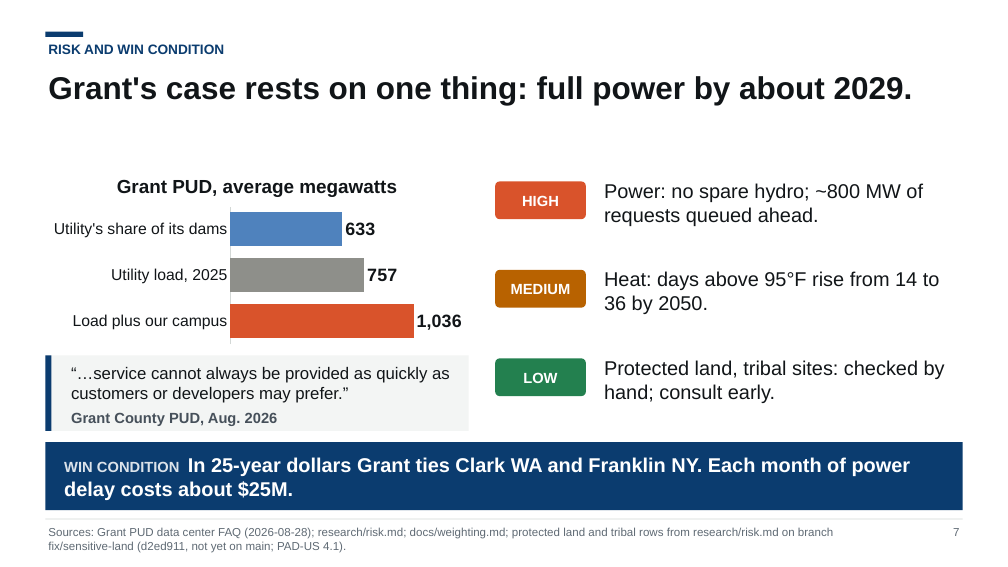
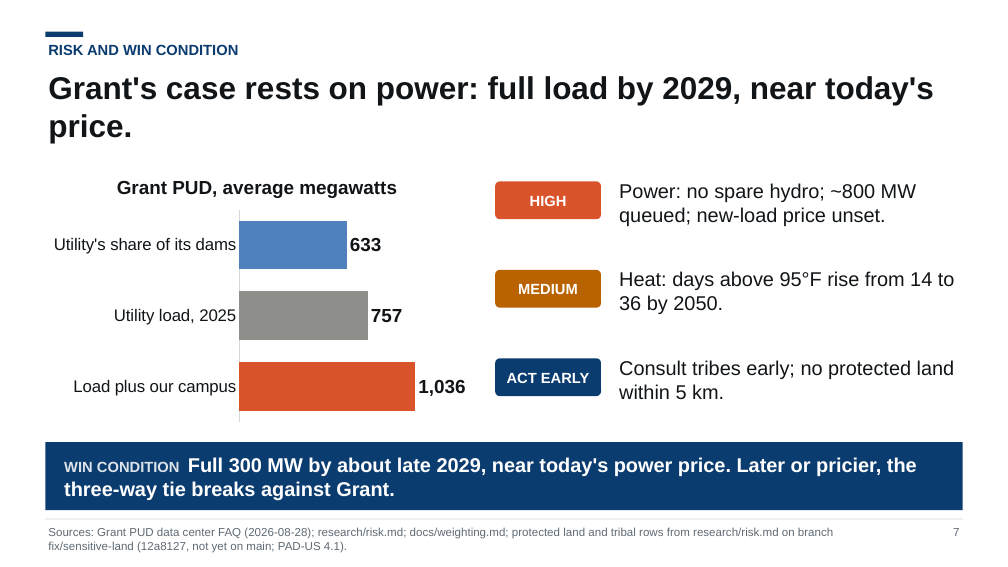
Before and after one commit to NeilKhandelwal/BAC-Hackathon, a slide deck: slide 7 of docs/deck/pitch_template.pptx. Drawn at 1008x567 pixels with LibreOffice and Linux fonts; fonts in the diff are those of the drawing. Boxes give left, top, right and bottom in pixels: in the first picture for what was removed or moved away, otherwise in the second. Text is boxed around its words. In the diff, an @@ line names an element or a change of style, - is before the commit and + after.

Commit message:
Finalize the pitch template after the advisor's deck review
Show the power-price result on the pick-change slide, qualify the
three-county tie as at today's prices, add a cockpit screenshot to the
engine slide, add a structural checker, fix footer and overflow issues
found in the renders, and write the morning summary and PR text in the
build log.

```diff
--- a/docs/deck/pitch_template.pptx
+++ b/docs/deck/pitch_template.pptx
@@ text "RISK AND WIN CONDITION" at <box>48,44,239,55</box>: size 13 to 14 pt @@
@@ text at <box>48,76,934,143</box>: text changed @@
-Grant's case rests on one thing: full power by about 2029.
+Grant's case rests on power: full load by 2029, near today's price.
@@ bar chart at <box>45,163,469,427</box> @@
@@ data labels of Series 1 changed @@
@@ category axis changed @@
@@ bar spacing changed @@
@@ lettering changed @@
@@ bar chart: place and size @@
-bar chart at <box>45,163,469,348</box>
+bar chart at <box>45,163,469,427</box>
@@ rounded rectangle "HIGH": place and size @@
-rounded rectangle "HIGH" at <box>495,181,586,219</box>
+rounded rectangle "HIGH" at <box>495,181,601,219</box>
@@ text at <box>619,183,916,226</box>: text changed @@
-Power: no spare hydro; ~800 MW of requests queued ahead.
+Power: no spare hydro; ~800 MW queued; new-load price unset.
@@ text "Heat: days above 95°F rise ...": place and size @@
-text "Heat: days above 95°F rise ..." at <box>604,271,940,314</box>
+text "Heat: days above 95°F rise ..." at <box>619,271,955,314</box>
@@ rounded rectangle "MEDIUM": place and size @@
-rounded rectangle "MEDIUM" at <box>495,270,586,308</box>
+rounded rectangle "MEDIUM" at <box>495,270,601,308</box>
@@ rectangle removed at <box>45,355,469,431</box> @@
@@ rectangle removed at <box>45,355,51,431</box> @@
@@ rounded rectangle removed at <box>495,358,586,396</box> @@
-LOW
@@ rounded rectangle added at <box>495,358,601,396</box>, fill #0B3C6F, 14 pt, text #FFFFFF, bold @@
+ACT EARLY
@@ text removed at <box>71,367,450,426</box> @@
-“…service cannot always be provided as quickly as customers or developers may prefer.”
-Grant County PUD, Aug. 2026
@@ text at <box>619,360,955,399</box>: text changed @@
-Protected land, tribal sites: checked by hand; consult early.
+Consult tribes early; no protected land within 5 km.
@@ text in rectangle at <box>64,457,917,500</box>: text changed @@
-WIN CONDITION In 25-year dollars Grant ties Clark WA and Franklin NY. Each month of power delay costs about $25M.
+WIN CONDITION Full 300 MW by about late 2029, near today's power price. Later or pricier, the three-way tie breaks against Grant.
@@ text at <box>48,527,833,553</box>: text changed @@
-Sources: Grant PUD data center FAQ (2026-08-28); research/risk.md; docs/weighting.md; protected land and tribal rows from research/risk.md on branch fix/sensitive-land (d2ed911, not yet on main; PAD-US 4.1).
+Sources: Grant PUD data center FAQ (2026-08-28); research/risk.md; docs/weighting.md; protected land and tribal rows from research/risk.md on branch fix/sensitive-land (12a8127, not yet on main; PAD-US 4.1).
```
Also in this commit, not shown: 14 other slides changed, 21 other files.
